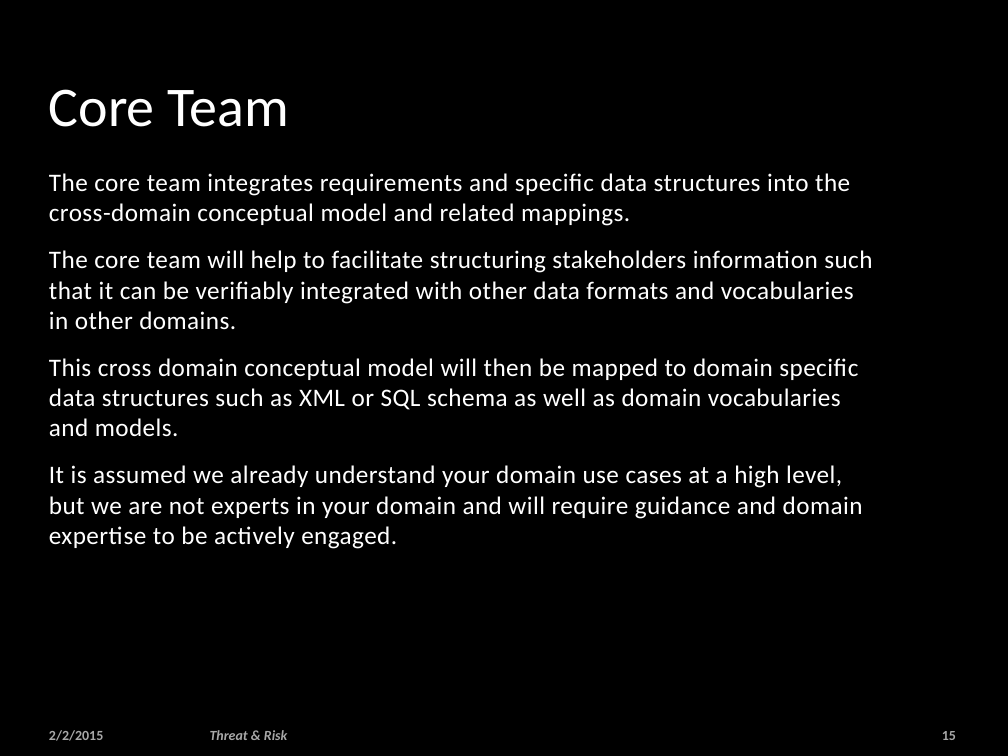
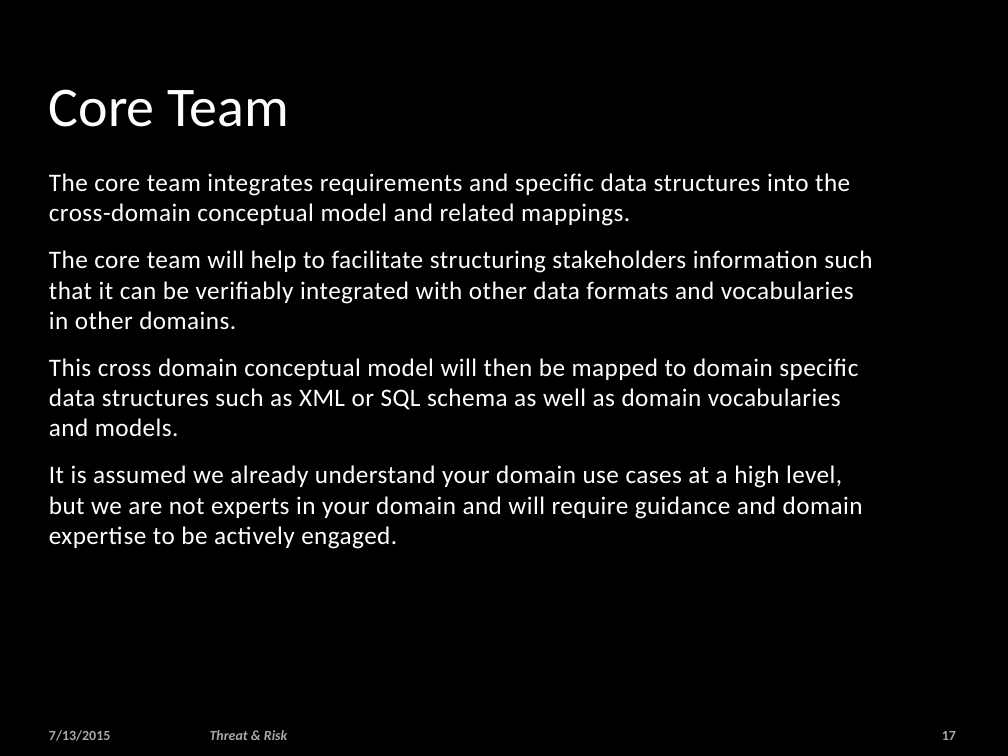
Before and after one commit to omg-threat-modeling/phase1, a slide deck: slide 17 of Team/Threat-risk -enguagement.pptx (slide 15 before the commit). Drawn at 1008x756 pixels with LibreOffice and Linux fonts; fonts in the diff are those of the drawing; background and template pictures are left out. Boxes give left, top, right and bottom in pixels: in the first picture for what was removed or moved away, otherwise in the second. Text is boxed around its words. In the diff, an @@ line names an element or a change of style, - is before the commit and + after.

```diff
--- a/Team/Threat-risk -enguagement.pptx
+++ b/Team/Threat-risk -enguagement.pptx
@@ text at (49, 730, 111, 741): text changed @@
-2/2/2015
+7/13/2015
@@ page number at (942, 731, 956, 740): text changed @@
-15
+17
```
Also in this commit, not shown: 48 other slides changed, 26 slides added, 8 slides removed, 2 other files.
